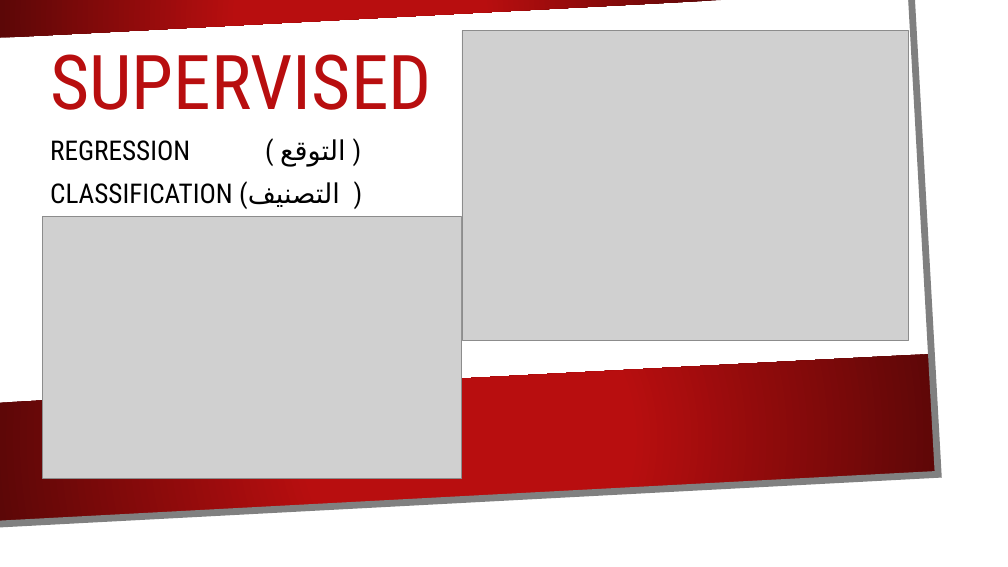
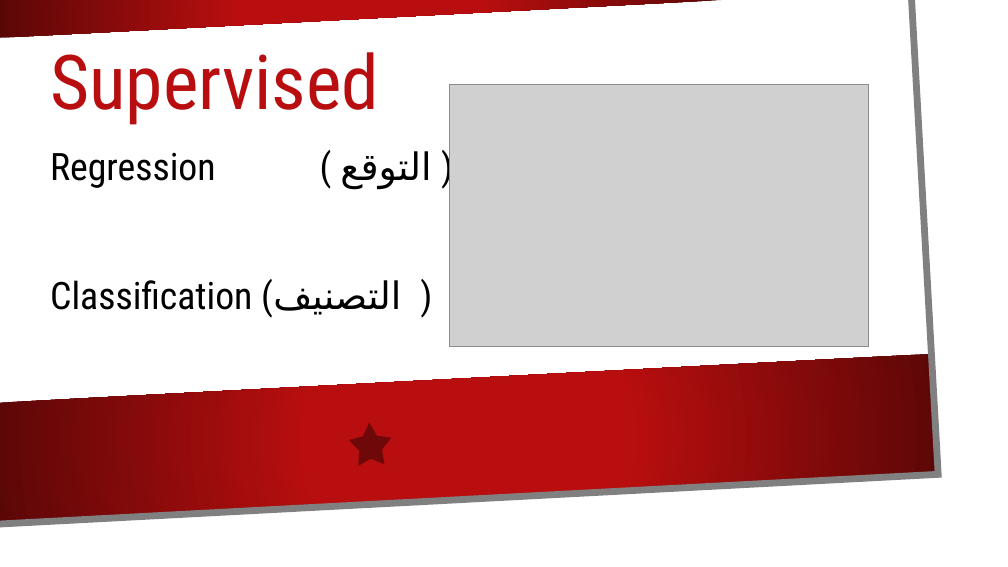
Before and after one commit to HossamFakher1/AI-Sessions, a slide deck: slide 5 of Session1/Session1.pptx (slide 3 before the commit). Drawn at 1008x567 pixels with LibreOffice and Linux fonts; fonts in the diff are those of the drawing; grey boxes stand for pictures; background and template pictures are left out. Boxes give left, top, right and bottom in pixels: in the first picture for what was removed or moved away, otherwise in the second. Text is boxed around its words. In the diff, an @@ line names an element or a change of style, - is before the commit and + after.

```diff
--- a/Session1/Session1.pptx
+++ b/Session1/Session1.pptx
@@ title at [50,52,379,125]: text changed @@
-SUPERVISED
+Supervised
@@ picture removed at [462,31,909,340] @@
@@ picture: place and size @@
-picture at [42,216,462,478]
+picture at [449,85,869,346]
@@ subtitle at [50,151,431,318]: text changed; size 25.9 to 36 pt @@
-REGRESSION ( التوقع )
-CLASSIFICATION (التصنيف )
+Regression ( التوقع )
+Classification (التصنيف )
@@ star added at [348,422,393,466], fill #000000 at 40% opacity @@
```
Also in this commit, not shown: 8 other slides changed, 4 slides added, 2 slides removed.
